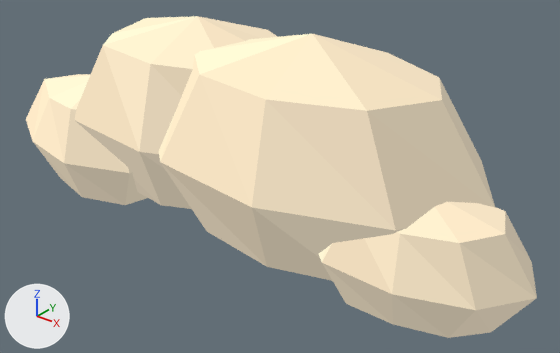
What one commit did to the glTF model assets/models/cloud_1.glb.
Camera for both pictures: a 50 mm camera at (1.99, -2.2, 1.51) aimed at (0.15, 0.1, 0.09). Lighting does not change. The marker at lower left points along +X, +Y and +Z. The picture after the commit comes second. Vertices at exactly the same position are counted once.

Objects in the first picture: 'Wolke 1'.
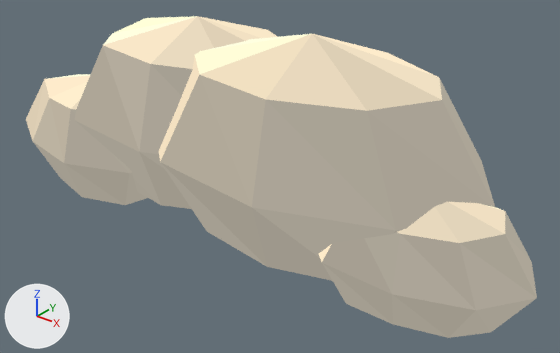
Pixel boxes [x1, y1, x2, y2] of what changed, in the pictures (560 x 353 px):
part 1 of me_wolke_1, recoloured (beige to grey)
    both: [33, 64, 537, 338]
part 2 of me_wolke_1, recoloured
    both: [26, 16, 505, 293]

The change, as a list of edits to the scene's bpy script:
```text
Change me_wolke_1:
    where me_wolke_1.from_pydata(...)  # 116 vertices, 216 faces; spans x -1.27..1.34, y -0.43..0.64, z -0.23..0.73
    used by ob_wolke_1; location = (0.0, 0.0, 0.0)
    me_wolke_1 part 1: 141 faces centred in x -1.21..1.26, y -0.36..0.53, z -0.17..0.49 are repainted in the vertex colours; the middle colour goes from beige #b5aa97 to grey #a59f92
    me_wolke_1 part 2: 75 faces centred in x -1.2..1.08, y -0.34..0.55, z 0.13..0.64 are repainted in the vertex colours; the middle colour goes from beige #f8e6c6 to beige #ffeecb
```
